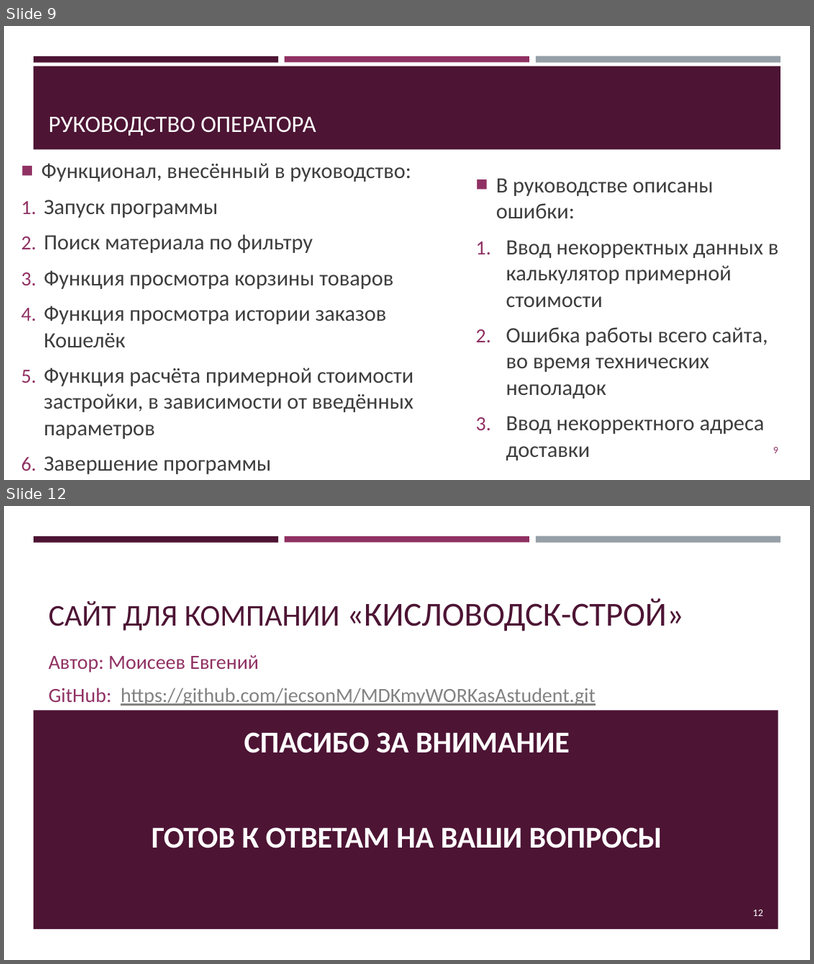
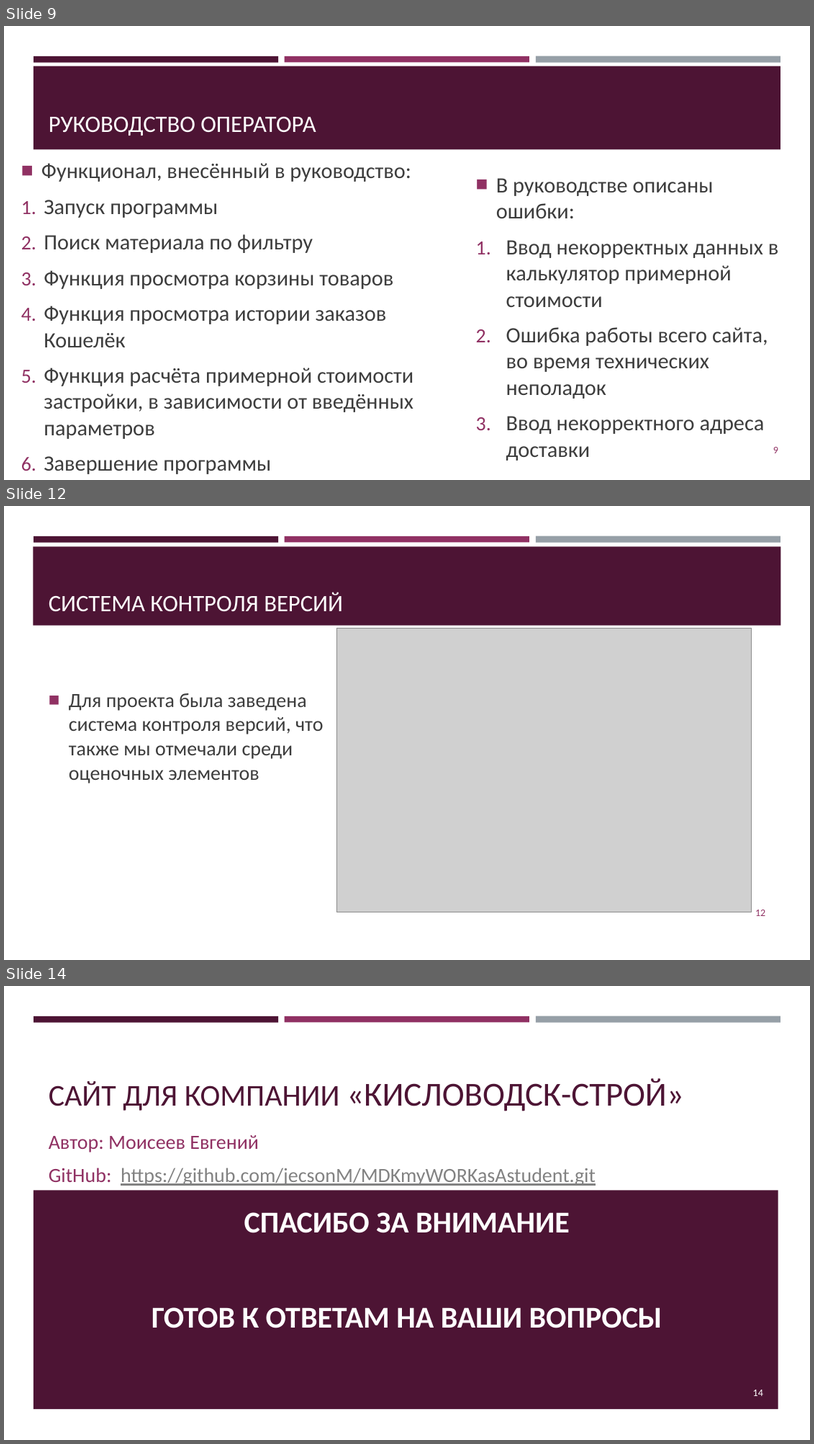
Before and after one commit to jecsonM/MDKmyWORKasAstudent, a slide deck: Сайт для компании «Кисловодск-строй».pptx. Shown one above the other, each under a label of ours: slides 9 and 12 before the commit, slides 9, 12 and 14 after it; the slides between them are not shown. The pictures are 814x964 and 814x1444 pixels, drawn with LibreOffice and Linux fonts; fonts in the diff are those of the drawing; grey boxes stand for pictures. Boxes give left, top, right and bottom in pixels: in the first picture for what was removed or moved away, otherwise in the second. Text is boxed around its words. In the diff, an @@ line names an element or a change of style, - is before the commit and + after.

```diff
--- a/Сайт для компании «Кисловодск-строй».pptx
+++ b/Сайт для компании «Кисловодск-строй».pptx
@@ slide 12 added at (4, 506, 810, 960), background #FFFFFF; not listed: 3 template elements that a slide beside it also shows @@
@@ rectangle added at (33, 546, 782, 626), fill #4D1434 @@
@@ title added at (49, 592, 343, 612), 28 pt, text #FFFFFF @@
+СИСТЕМА КОНТРОЛЯ ВЕРСИЙ
@@ picture added at (337, 628, 751, 913) @@
@@ text added at (69, 693, 323, 783), 24 pt, text #3D3D3D @@
+■ Для проекта была заведена система контроля версий, что также мы отмечали среди оценочных элементов
@@ page number added at (756, 909, 766, 916), 12 pt, text #903163 @@
+12
@@ what was slide 12 is now slide 14 @@
@@ page number at (754, 1389, 764, 1396): text changed @@
-12
+14
```
Also in this commit, not shown: 5 slides changed, 2 other slides added, 1 slide removed, 1 other file.
